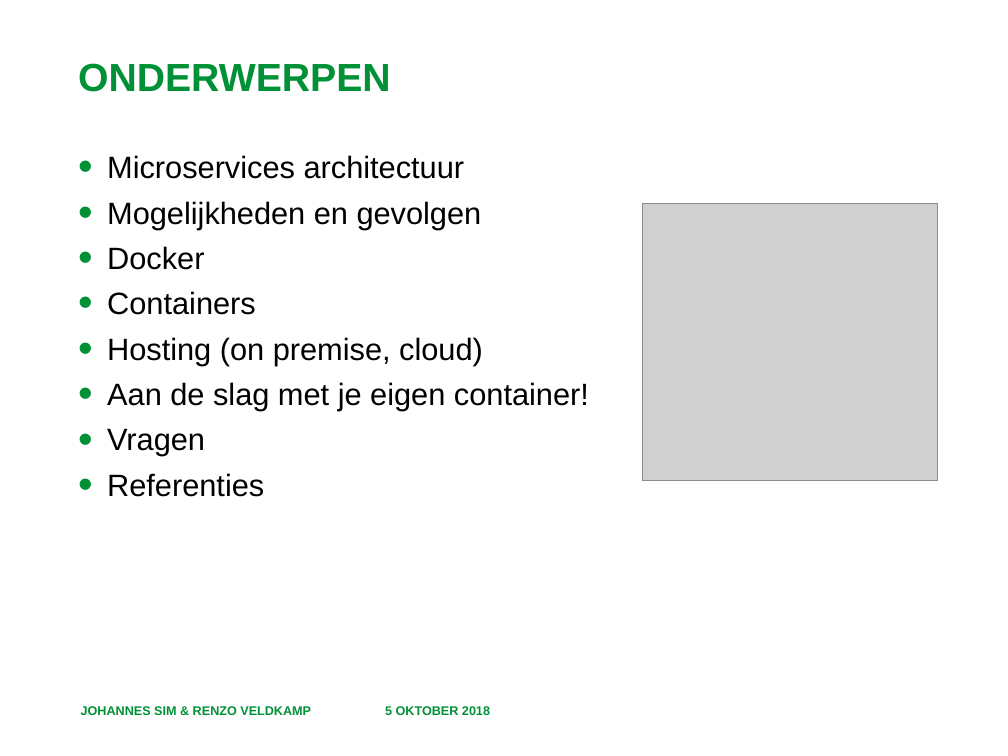
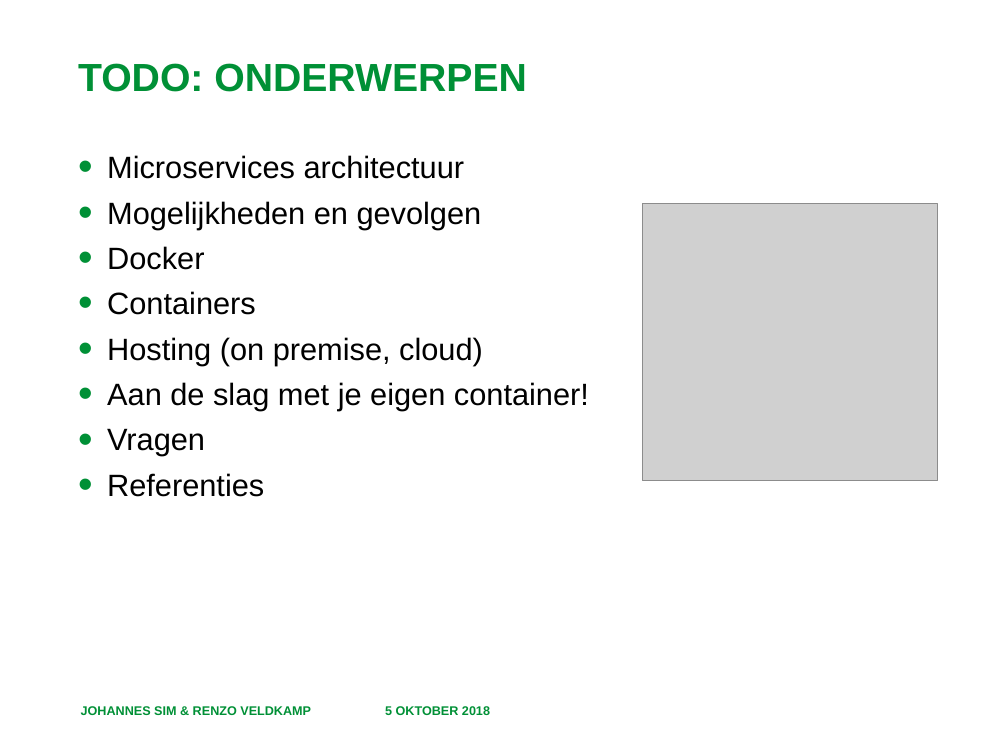
Before and after one commit to RenzoVeldkamp/MicroContainer, a slide deck: slide 6 of Presentatie/Programma en Leerdoelen.pptx (slide 3 before the commit). Drawn at 1008x756 pixels with LibreOffice and Linux fonts; fonts in the diff are those of the drawing; grey boxes stand for pictures; background and template pictures are left out. Boxes give left, top, right and bottom in pixels: in the first picture for what was removed or moved away, otherwise in the second. Text is boxed around its words. In the diff, an @@ line names an element or a change of style, - is before the commit and + after.

```diff
--- a/Presentatie/Programma en Leerdoelen.pptx
+++ b/Presentatie/Programma en Leerdoelen.pptx
@@ title at (78,63,527,92): text changed @@
-ONDERWERPEN
+TODO: ONDERWERPEN
```
Also in this commit, not shown: 2 other slides changed, 2 other files.
